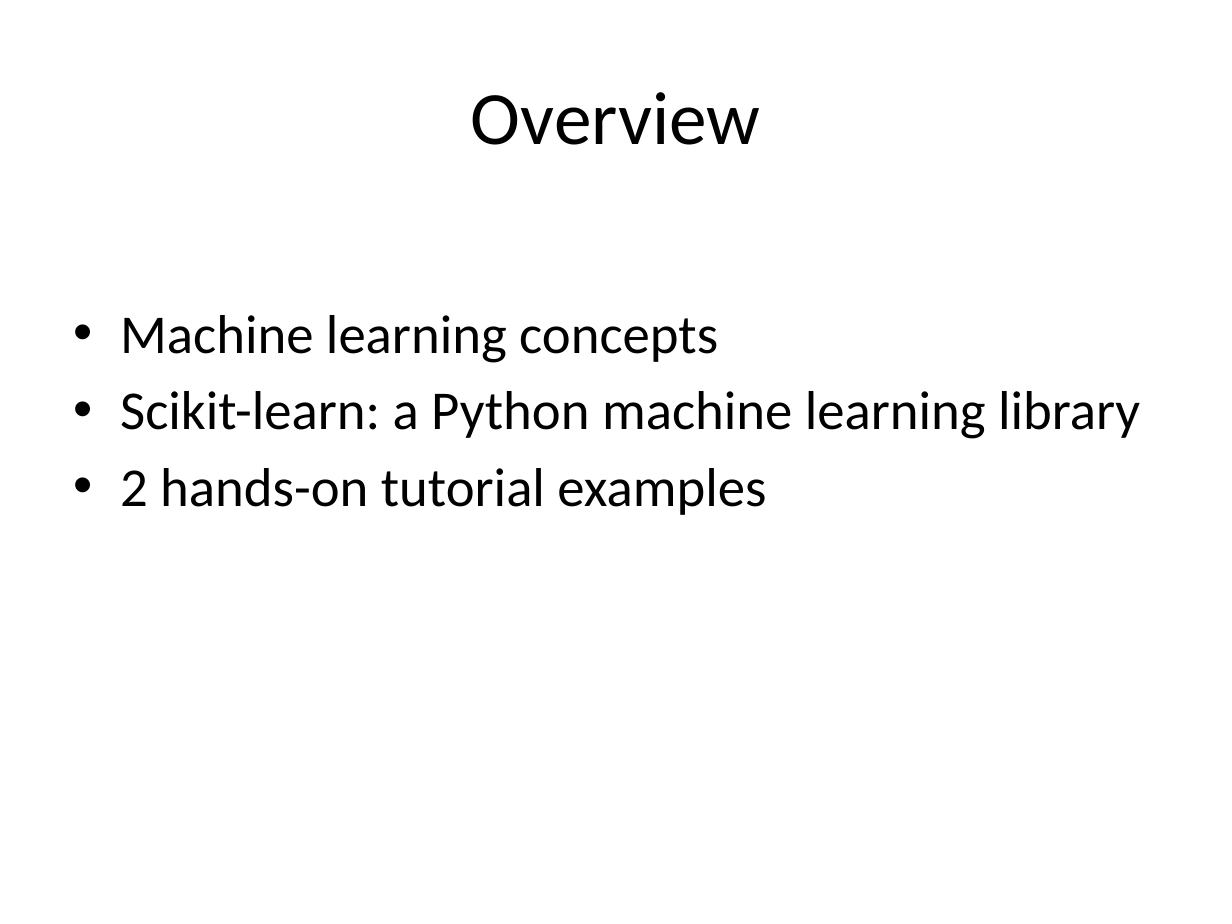
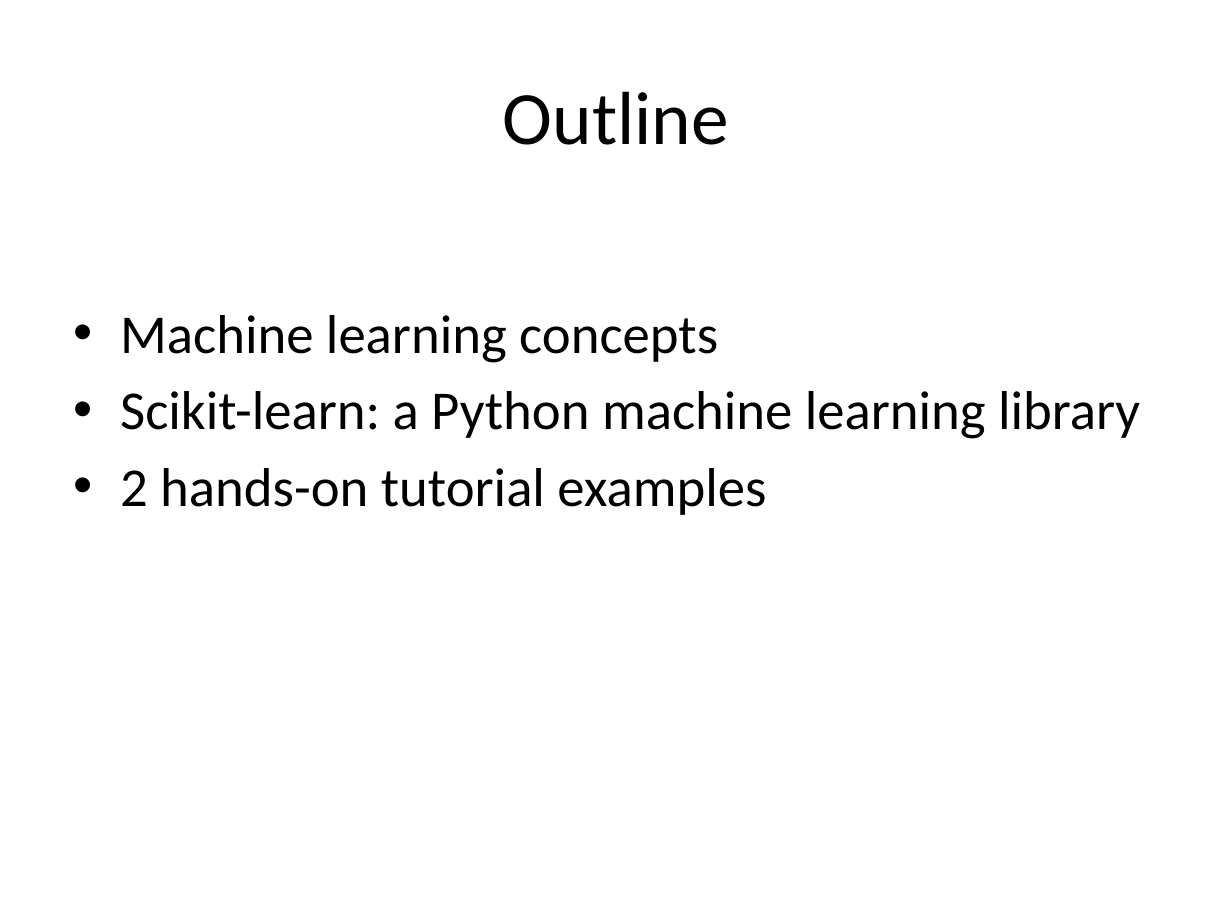
Before and after one commit to aloksharma1993/techfest-ml-tutorial, a slide deck: slide 4 of Techfest_ML.pptx. Drawn at 1232x924 pixels with LibreOffice and Linux fonts; fonts in the diff are those of the drawing. Boxes give left, top, right and bottom in pixels: in the first picture for what was removed or moved away, otherwise in the second. Text is boxed around its words. In the diff, an @@ line names an element or a change of style, - is before the commit and + after.

```diff
--- a/Techfest_ML.pptx
+++ b/Techfest_ML.pptx
@@ title at [503,91,729,145]: text changed @@
-Overview
+Outline
```
Also in this commit, not shown: 4 other slides changed, 1 slide added, 1 slide removed.
